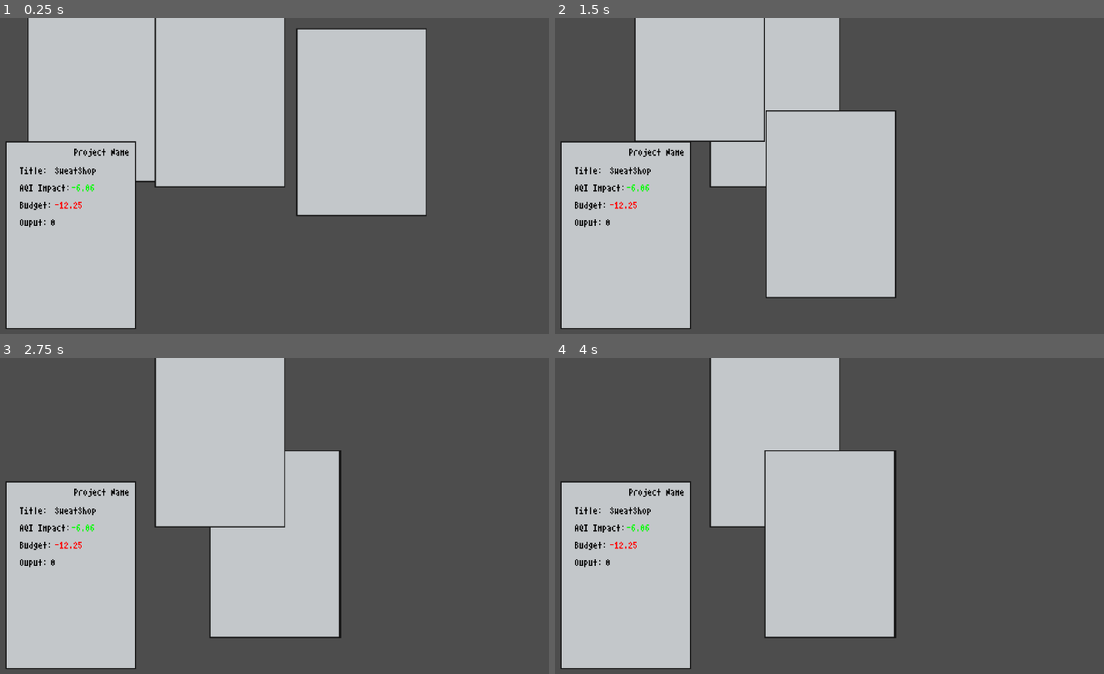
Above: before the commit, frames 1-4 (two rows, left to right).
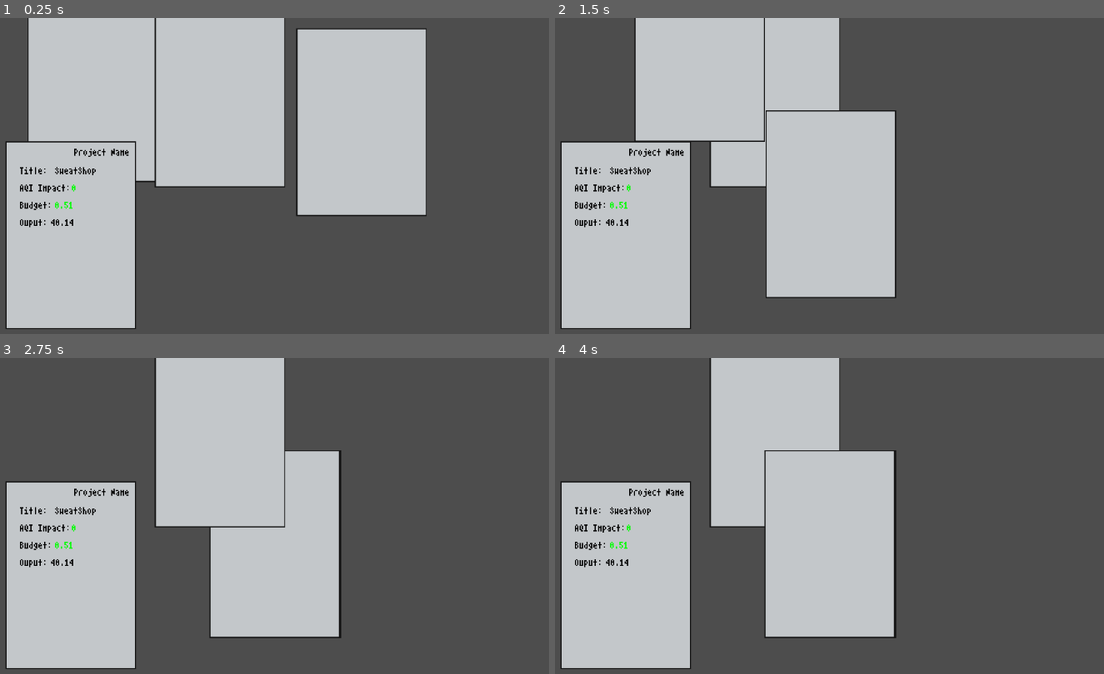
Above: after the commit, the same moments.

Repository: MilesTallia/tantalizing-tardigrades
Game: Godot game, scene res://Scenes/Gabriel.tscn
Two runs of this game, one before a commit and one after it. Both use one fixed random seed, a clock stepped at 60 frames per second and the inputs below. This scene is started directly instead of the project's main scene.
Inputs (mouse positions are in pixels of both pictures, inside the frame that each line leads up to):
- Up to frame 1 (0.25 s): no input
- Up to frame 2 (1.5 s): tap Enter at 0.5 s; drag from (917, 122) to (829, 204) at 0.52 s; tap Space at 1.25 s; drag from (648, 87) to (829, 204) at 1.27 s
- Up to frame 3 (2.75 s): tap Enter at 2 s; move the mouse to (219, 433) at 2.02 s; click (219, 433) at 2.1 s
- Up to frame 4 (4 s): tap Space at 2.75 s; drag from (796, 620) to (631, 487) at 2.77 s; tap Enter at 3.5 s; move the mouse to (1032, 601) at 3.52 s; click (1032, 601) at 3.6 s

The runs differ from the first frame. In frame 1, 0.2% of the frame differs, in the area x 9-18%, y 52-66%; in frame 2, 0.2%; in frame 3, 0.2%; in frame 4, 0.2%.

Commit message:
more changes

Diff:
--- a/middle-mismanagement/Scripts/basic_1.gd
+++ b/middle-mismanagement/Scripts/basic_1.gd
@@ -16,7 +16,7 @@
 
 func randomize_good():
 	var version = rng.randf_range(0, 10)
-	if (version <= 8):
+	if (version >= 8):
 		randomize_aqi_reducer()
 	else:
 		var aqi = 0
@@ -50,4 +50,8 @@
 	$Output.set_value(Color(0,0,0))
 
 func _ready():
-	rand(true);
+	var version = rng.randf_range(0, 10)
+	if (version <= 5):
+		rand(true)
+	else:
+		rand(false)
